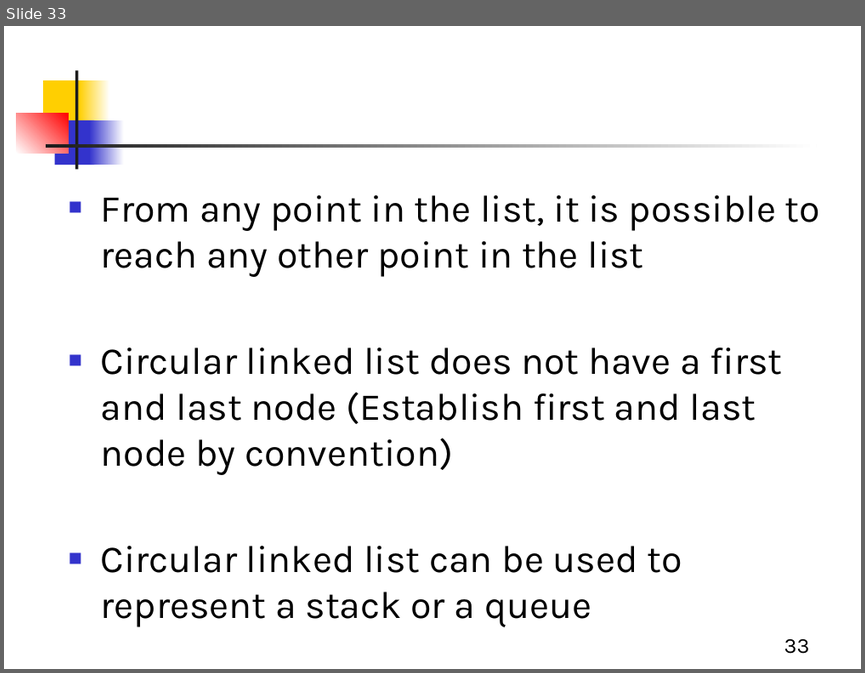
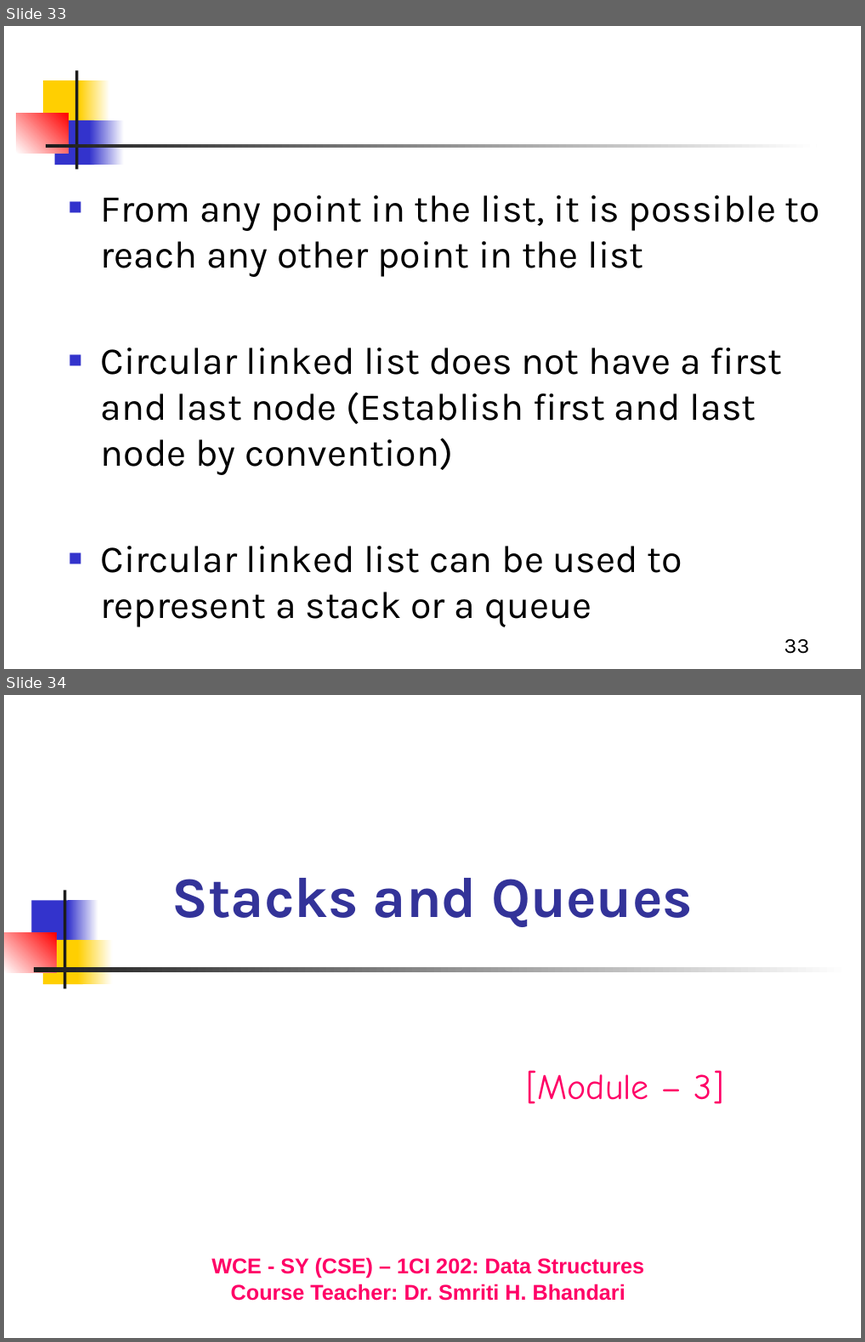
Before and after one commit to Aashishsharma/Learnings, a slide deck: DS/DS.pptx. Shown one above the other, each under a label of ours: slide 33 before the commit, slides 33 and 34 after it. The pictures are 865x673 and 865x1342 pixels, drawn with LibreOffice and Linux fonts; fonts in the diff are those of the drawing. Boxes give left, top, right and bottom in pixels: in the first picture for what was removed or moved away, otherwise in the second. Text is boxed around its words. In the diff, an @@ line names an element or a change of style, - is before the commit and + after.

```diff
--- a/DS/DS.pptx
+++ b/DS/DS.pptx
@@ slide 34 added at [4, 695, 861, 1338], background #FFFFFF @@
@@ title added at [172, 878, 692, 927], 48 pt, text #333399, bold @@
+Stacks and Queues
@@ group added at [4, 891, 849, 989]: 7 rectangles @@
@@ subtitle added at [526, 1070, 724, 1104], 30 pt, text #FF0066 @@
+[Module – 3]
@@ text added at [211, 1257, 644, 1300], 18 pt, text #FF0066, bold @@
+WCE - SY (CSE) – 1CI 202: Data Structures
+Course Teacher: Dr. Smriti H. Bhandari
```
Also in this commit, not shown: 70 other slides added.
